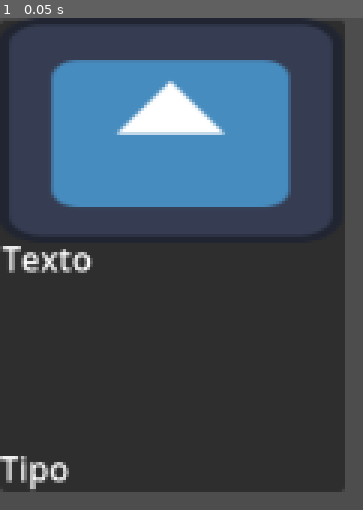
Above: before the commit, frame 1.
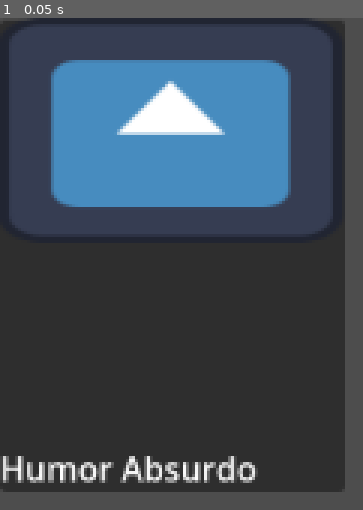
Above: after the commit, the same moment.

Repository: josediazerm/MakeMeLaugh
Game: Godot game, scene res://Resource/card_parent/absurdo/tusabuelos.tscn
Same seed, same stepped clock (60 frames per second), same inputs: the game is played once before the commit and once after it. The project has no main scene, so this scene is started directly. The engine's default icon, where the game draws it, is replaced by a stand-in: a white triangle on a blue panel in a dark square.
Inputs:
- Up to frame 1 (0.05 s): no input

The runs differ from the first frame. In frame 1, 3.0% of the frame differs, in the area x 0-72%, y 46-97%.

Commit message:
Fixed bug in stat generator first turn iterations

Diff:
--- /dev/null
+++ b/Make Me Laugh/FSM/scene_manager/scene_level_running.gd
@@ -0,0 +1,22 @@
+extends State
+
+
+@export var scene_manager : Node2D
+
+
+func Enter():
+	scene_manager.Internal_Signal.connect(signal_detected)
+
+func Exit():
+	scene_manager.Internal_Signal.disconnect(signal_detected)
+
+func signal_detected(signal_data):
+	if signal_data == Constants.CAT_MOUSE_CAPTURED_SIGNAL:
+		Transition.emit(self, Constants.SCENE_MANAGER_ONE_MOUSE_CAPTURED_SIGNAL)
+
+	elif signal_data == Constants.PAUSE_MENU_SIGNAL:
+		Transition.emit(self, Constants.PAUSE_MENU_SIGNAL)
+		scene_manager.last_state = self.name
+
+	elif signal_data == Constants.TIME_MANAGER_NEW_MAZES_TIMEOUT_SIGNAL:
+		Transition.emit(self, Constants.TIME_MANAGER_NEW_MAZES_TIMEOUT_SIGNAL)
--- /dev/null
+++ b/Make Me Laugh/FSM/scene_manager/scene_new_maze_start.gd
@@ -0,0 +1,18 @@
+extends State
+
+
+@export var scene_manager : Node2D
+
+
+func Enter():
+	scene_manager.External_Signal.emit(Constants.SCENE_MANAGER_NEW_MAZES_PREPARATION_SIGNAL)
+	scene_manager.Internal_Signal.connect(signal_detected)
+
+func Exit():
+	scene_manager.Internal_Signal.disconnect(signal_detected)
+
+func signal_detected(signal_data):
+	if signal_data == Constants.END_COUNTDOWN:
+		scene_manager.External_Signal.emit(Constants.SCENE_MANAGER_NEW_MAZES_START_SIGNAL)
+		Transition.emit(self, Constants.SCENE_MANAGER_LEVEL_RUNNING_SIGNAL)
+		scene_manager.play(Constants.GAME_MUSIC)
--- /dev/null
+++ b/Make Me Laugh/FSM/scene_manager/scene_one_mouse_captured.gd
@@ -0,0 +1,24 @@
+extends State
+
+@export var scene_manager : Node2D
+
+func Enter():
+	scene_manager.Internal_Signal.connect(signal_detected)
+
+
+func Exit():
+	scene_manager.Internal_Signal.disconnect(signal_detected)
+
+func signal_detected(signal_data):
+	if signal_data == Constants.MOUSE_FLEE_SIGNAL:
+		Transition.emit(self, Constants.SCENE_MANAGER_LEVEL_RUNNING_SIGNAL)
+
+	elif signal_data == Constants.CAT_MOUSE_CAPTURED_SIGNAL:
+		Transition.emit(self, Constants.SCENE_MANAGER_MICE_CAPTURED_SIGNAL)
+
+	elif signal_data == Constants.TIME_MANAGER_NEW_MAZES_TIMEOUT_SIGNAL:
+		Transition.emit(self, Constants.TIME_MANAGER_NEW_MAZES_TIMEOUT_SIGNAL)
+
+	elif signal_data == Constants.PAUSE_MENU_SIGNAL:
+		Transition.emit(self, Constants.PAUSE_MENU_SIGNAL)
+		scene_manager.last_state = self.name
--- /dev/null
+++ b/Make Me Laugh/FSM/scene_manager/scene_pause_game.gd
@@ -0,0 +1,17 @@
+extends State
+
+@export var scene_manager : Node2D
+
+func Enter():
+	scene_manager.External_Signal.emit(Constants.PAUSE_MENU_SIGNAL)
+	scene_manager.play(Constants.PAUSE_EFFECT)
+	scene_manager.Internal_Signal.connect(signal_detected)
+
+func Exit():
+	scene_manager.Internal_Signal.disconnect(signal_detected)
+	scene_manager.External_Signal.emit(Constants.PAUSE_MENU_SIGNAL)
+
+func signal_detected(signal_data):
+	if signal_data == Constants.PAUSE_MENU_SIGNAL:
+		Transition.emit(self, scene_manager.last_state)
+		scene_manager.play(Constants.PLAY_EFFECT)
--- /dev/null
+++ b/Make Me Laugh/FSM/scene_manager/scene_show_points.gd
@@ -0,0 +1,14 @@
+extends State
+
+@export var scene_manager : Node2D
+
+func Enter():
+	scene_manager.External_Signal.emit(Constants.SCENE_MANAGER_SHOW_POINTS_SIGNAL)
+	scene_manager.Internal_Signal.connect(signal_detected)
+
+func Exit():
+	scene_manager.Internal_Signal.disconnect(signal_detected)
+
+func signal_detected(signal_data):
+	if signal_data == Constants.POINTS_MENU_FINISHED_SIGNAL:
+		Transition.emit(self, Constants.SCENE_MANAGER_NEW_MAZES_START_SIGNAL)
--- /dev/null
+++ b/Make Me Laugh/FSM/scene_manager/scene_timeout.gd
@@ -0,0 +1,18 @@
+extends State
+
+@export var scene_manager : Node2D
+
+var preparation_time : float = Constants.SCENE_MANAGER_TIME_OUT_TIME
+var time_passed_in_state : float = 0
+
+func Enter():
+	scene_manager.External_Signal.emit(Constants.TIME_MANAGER_NEW_MAZES_TIMEOUT_SIGNAL)
+
+func Exit():
+	time_passed_in_state = 0
+
+func Update(_delta):
+	time_passed_in_state += _delta
+	if time_passed_in_state > preparation_time:
+		scene_manager.External_Signal.emit(Constants.SCENE_MANAGER_NEW_MAZES_START_SIGNAL)
+		get_tree().change_scene_to_file(Constants.LOSE_MENU)
--- /dev/null
+++ b/Make Me Laugh/FSM/scene_manager/scene_two_mice_captured.gd
@@ -0,0 +1,18 @@
+extends State
+
+@export var scene_manager : Node2D
+
+var preparation_time : float = Constants.SCENE_MANAGER_PREPARATION_TIME
+var time_passed_in_state : float = 0
+
+func Enter():
+	scene_manager.External_Signal.emit(Constants.SCENE_MANAGER_MICE_CAPTURED_SIGNAL)
+
+func Exit():
+	time_passed_in_state = 0
+
+func Update(_delta):
+	time_passed_in_state += _delta
+	if time_passed_in_state > preparation_time:
+		Transition.emit(self, Constants.SCENE_MANAGER_SHOW_POINTS_SIGNAL)
+		scene_manager.pause_music()
--- /dev/null
+++ b/Make Me Laugh/FSM/state.gd
@@ -0,0 +1,16 @@
+extends Node
+class_name State
+
+signal Transition
+
+func Enter():
+	pass
+
+func Exit():
+	pass
+
+func Update(_delta: float):
+	pass
+
+func Physics_Update(_delta : float):
+	pass
--- /dev/null
+++ b/Make Me Laugh/FSM/state_machine.gd
@@ -0,0 +1,39 @@
+extends Node
+
+@export var initial_state : State
+
+var current_state : State
+var states : Dictionary = {}
+
+func _ready():
+	for child in get_children():
+		if child is State:
+			states[child.name.to_lower()] = child
+			child.Transition.connect(on_child_transition)
+
+	if initial_state:
+		initial_state.Enter()
+		current_state = initial_state
+
+func _process(delta):
+	if current_state:
+		current_state.Update(delta)
+
+func _physics_process(delta):
+	if current_state:
+		current_state.Physics_Update(delta)
+
+func on_child_transition(state, new_state_name):
+	if state != current_state:
+		return
+
+	var new_state = states.get(new_state_name.to_lower())
+	if !new_state:
+		return
+
+	if current_state:
+		current_state.Exit()
+
+
+	new_state.Enter()
+	current_state = new_state
--- /dev/null
+++ b/Make Me Laugh/FSM/turn_manager/check_status.gd
@@ -0,0 +1,18 @@
+extends State
+
+@export var turn_manager : Node2D
+
+func Enter():
+	turn_manager.Internal_Signal.connect(signal_detected)
+	turn_manager.check_status()
+
+
+func Exit():
+	turn_manager.Internal_Signal.disconnect(signal_detected)
+
+
+func signal_detected(signal_data):
+	if signal_data == Constants.KEEP_PLAYING_SIGNAL:
+		Transition.emit(self, Constants.NEXT_STATE[turn_manager.last_state])
+	elif signal_data == Constants.END_LEVEL_SIGNAL:
+		Transition.emit(self, Constants.END_LEVEL_SIGNAL)
--- /dev/null
+++ b/Make Me Laugh/FSM/turn_manager/enemy_turn.gd
@@ -0,0 +1,16 @@
+extends State
+
+@export var turn_manager : Node2D
+
+func Enter():
+	turn_manager.Internal_Signal.connect(signal_detected)
+	turn_manager.create_enemy_hand()
+
+func Exit():
+	turn_manager.Internal_Signal.disconnect(signal_detected)
+	turn_manager.destroy_player_hand()
+	turn_manager.last_state = self.name
+
+func signal_detected(signal_data):
+	if signal_data == Constants.END_PLAYER_TURN_SIGNAL:
+		Transition.emit(self, Constants.CHECK_GAME_STATUS_SIGNAL)
--- /dev/null
+++ b/Make Me Laugh/FSM/turn_manager/player_turn.gd
@@ -0,0 +1,16 @@
+extends State
+
+@export var turn_manager : Node2D
+
+func Enter():
+	turn_manager.Internal_Signal.connect(signal_detected)
+	#turn_manager.create_player_hand()
+
+func Exit():
+	turn_manager.Internal_Signal.disconnect(signal_detected)
+	turn_manager.destroy_player_hand()
+	turn_manager.last_state = self.name
+
+func signal_detected(signal_data):
+	if signal_data == Constants.END_PLAYER_TURN_SIGNAL:
+		Transition.emit(self, Constants.CHECK_GAME_STATUS_SIGNAL)
--- /dev/null
+++ b/Make Me Laugh/Managers/Scenes/TurnManager.tscn
@@ -0,0 +1,28 @@
+[gd_scene load_steps=6 format=3 uid="uid://dc1o66ugagc8r"]
+
+[ext_resource type="Script" path="res://Managers/Scripts/TurnManager.gd" id="1_q5xdw"]
+[ext_resource type="Script" path="res://FSM/state_machine.gd" id="2_cvov5"]
+[ext_resource type="Script" path="res://FSM/turn_manager/player_turn.gd" id="3_nappl"]
+[ext_resource type="Script" path="res://FSM/turn_manager/check_status.gd" id="4_5scuy"]
+[ext_resource type="Script" path="res://FSM/turn_manager/enemy_turn.gd" id="5_wxc65"]
+
+[node name="TurnManager" type="Node2D"]
+script = ExtResource("1_q5xdw")
+
+[node name="StateMachine" type="Node2D" parent="." node_paths=PackedStringArray("initial_state")]
+script = ExtResource("2_cvov5")
+initial_state = NodePath("PlayerTurn")
+
+[node name="PlayerTurn" type="Node2D" parent="StateMachine" node_paths=PackedStringArray("turn_manager")]
+script = ExtResource("3_nappl")
+turn_manager = NodePath("../..")
+
+[node name="CheckStatus" type="Node2D" parent="StateMachine" node_paths=PackedStringArray("turn_manager")]
+script = ExtResource("4_5scuy")
+turn_manager = NodePath("../..")
+
+[node name="EnemyTurn" type="Node2D" parent="StateMachine" node_paths=PackedStringArray("turn_manager")]
+script = ExtResource("5_wxc65")
+turn_manager = NodePath("../..")
+
+[node name="EndLevel" type="Node2D" parent="StateMachine"]
--- a/Make Me Laugh/Managers/Scripts/HealthManager.gd
+++ b/Make Me Laugh/Managers/Scripts/HealthManager.gd
@@ -25,17 +25,15 @@
 func apply_damage_to_player(humor_type : String):
 	damage_to_deal = Constants.REACTIONS_DAMAGES[player_stats[humor_type]]
 	player_health -= damage_to_deal
-	if player_health <= 0:
-		lose_game()
 
 func apply_damage_to_enemy(humor_type : String):
 	damage_to_deal = Constants.REACTIONS_DAMAGES[enemy_stats[humor_type]]
 	enemy_health -= damage_to_deal
-	if enemy_health <= 0:
-		win_game()
+	print(enemy_health)
 
-func lose_game():
-	pass
-
-func win_game():
-	pass
+func check_status():
+	var status = {
+		Constants.PLAYER_NAME : player_health,
+		Constants.ENEMY_NAME : enemy_health
+	}
+	return status
--- /dev/null
+++ b/Make Me Laugh/Managers/Scripts/TurnManager.gd
@@ -0,0 +1,14 @@
+extends Node2D
+
+signal Internal_Signal
+signal External_Signal
+
+@export var data_manager : Node2D
+@export var health_manager : Node2D
+
+var last_state = ""
+var winner = ""
+
+
+func player_card_played():
+	Internal_Signal.emit(Constants.END_PLAYER_TURN_SIGNAL)
--- a/Make Me Laugh/Managers/Scripts/enemy_stats_generator.gd
+++ b/Make Me Laugh/Managers/Scripts/enemy_stats_generator.gd
@@ -4,6 +4,7 @@
 
 var reactions = []
 var possible_reactions = []
+
 var humors = {
 Constants.HUMOR_BLANCO: "",
 Constants.HUMOR_NEGRO: "",
@@ -14,12 +15,20 @@
 }
 
 func _ready():
-	possible_reactions = Constants.ENEMY_REACTIONS
+	create_reactions()
 	create_enemy_reactions()
+
+
+func create_reactions():
+	for reaction in Constants.ENEMY_REACTIONS:
+		possible_reactions.append(reaction)
+
 
 func create_enemy_reactions():
 	for key in humors.keys():
-		var reaction = possible_reactions[randi() % possible_reactions.size()]
+		var index = randi() % possible_reactions.size()
+		var reaction = possible_reactions[index]
 		humors[key] = reaction
-		possible_reactions.erase(reaction)
+		possible_reactions.remove_at(index)
+
 	data_manager.save_enemy_stats(humors)
--- a/Make Me Laugh/Resource/Autoload/constants.gd
+++ b/Make Me Laugh/Resource/Autoload/constants.gd
@@ -88,3 +88,24 @@
 }
 
 # --------------------------------------------------------------------------- #
+
+const PLAYER_NAME = "player"
+const ENEMY_NAME = "enemy"
+
+# --------------------------------------------------------------------------- #
+
+# FSM Turns constants
+
+const END_PLAYER_TURN_SIGNAL = "EndPlayerTurn"
+const CHECK_GAME_STATUS_SIGNAL = "CheckStatus"
+const PLAYER_TURN_SIGNAL = "PlayerTurn"
+const ENEMY_TURN_SIGNAL = "EnemyTurn"
+const END_LEVEL_SIGNAL = "EndLevel"
+const KEEP_PLAYING_SIGNAL = "KeepPlaying"
+
+const NEXT_STATE = {
+	PLAYER_TURN_SIGNAL : ENEMY_TURN_SIGNAL,
+	ENEMY_TURN_SIGNAL : PLAYER_TURN_SIGNAL
+}
+
+# --------------------------------------------------------------------------- #
--- a/Make Me Laugh/Resource/card_parent/absurdo/tusabuelos.tscn
+++ b/Make Me Laugh/Resource/card_parent/absurdo/tusabuelos.tscn
@@ -3,3 +3,4 @@
 [ext_resource type="PackedScene" uid="uid://dyw31t7gbhyyo" path="res://Resource/card_parent/carta.tscn" id="1_cdo7m"]
 
 [node name="tusabuelos" instance=ExtResource("1_cdo7m")]
+chiste_type = "Humor Absurdo"
--- a/Make Me Laugh/Resource/card_parent/absurdo/tusmuertos.tscn
+++ b/Make Me Laugh/Resource/card_parent/absurdo/tusmuertos.tscn
@@ -3,3 +3,7 @@
 [ext_resource type="PackedScene" uid="uid://dyw31t7gbhyyo" path="res://Resource/card_parent/carta.tscn" id="1_fd74w"]
 
 [node name="tusmuertos" instance=ExtResource("1_fd74w")]
+chiste_type = "Humor Absurdo"
+
+[node name="Tipo de Humor" parent="." index="1"]
+text = "Humor Absurdo"
--- a/Make Me Laugh/Resource/card_parent/card.gd
+++ b/Make Me Laugh/Resource/card_parent/card.gd
@@ -1,7 +1,7 @@
 extends Node2D
 
-@export var chiste_text : String = "Texto"
-@export var chiste_type : String = "Tipo"
+@export var chiste_text : String
+@export var chiste_type : String
 
 @export var chiste_image : Sprite2D
 @export var chiste_label : Label
@@ -20,6 +20,7 @@
 
 func _ready():
 	chiste_label.text = chiste_text
+	print(chiste_type)
 	type_label.text = chiste_type
 
 func _on_area_2d_mouse_entered():
@@ -38,10 +39,10 @@
 	if body.is_in_group('dropable'):
 		is_in_drop_zone = true
 
-func _on_area_2d_body_exited(body):
+func _on_area_2d_body_exited(_body):
 		is_in_drop_zone = false
 
-func _process(delta):
+func _process(_delta):
 	if draggable:
 		if Input.is_action_just_pressed("Click"):
 			initial_position = global_position
@@ -55,6 +56,6 @@
 			Global.is_dragging = false
 			var tween = get_tree().create_tween()
 			if is_in_drop_zone:
-				queue_free()
+				get_parent().card_played(type_label)
 			else:
 				tween.tween_property(self, "global_position", initial_position - scale_offset, 0.4).set_ease(Tween.EASE_OUT)
--- a/Make Me Laugh/Scenes/GamePlayScene/game.tscn
+++ b/Make Me Laugh/Scenes/GamePlayScene/game.tscn
@@ -1,19 +1,29 @@
-[gd_scene load_steps=4 format=3 uid="uid://tag7wg5fuwp3"]
+[gd_scene load_steps=6 format=3 uid="uid://tag7wg5fuwp3"]
 
 [ext_resource type="PackedScene" uid="uid://cpgyws7h542d6" path="res://Scenes/Hand/hand_zone.tscn" id="1_bmj1h"]
 [ext_resource type="PackedScene" uid="uid://cw34kii6l1jgt" path="res://Managers/Scenes/DataManager.tscn" id="2_cxhq2"]
 [ext_resource type="PackedScene" uid="uid://c7riegxu5ioc8" path="res://Scenes/DropZone/DropZone.tscn" id="3_qh4u3"]
+[ext_resource type="PackedScene" uid="uid://dc1o66ugagc8r" path="res://Managers/Scenes/TurnManager.tscn" id="4_h8hs1"]
+[ext_resource type="PackedScene" uid="uid://dpbs2ttsrvhhj" path="res://Managers/Scenes/HealthManager.tscn" id="5_vlj0t"]
 
 [node name="Game" type="Node2D"]
 
-[node name="HandZone" parent="." node_paths=PackedStringArray("data_manager") instance=ExtResource("1_bmj1h")]
+[node name="HandZone" parent="." node_paths=PackedStringArray("data_manager", "health_manager") instance=ExtResource("1_bmj1h")]
 offset_left = -2.0
 offset_top = 420.0
 offset_right = 1152.0
 offset_bottom = 580.0
 data_manager = NodePath("../DataManager")
+health_manager = NodePath("../HealthManager")
 
 [node name="DataManager" parent="." instance=ExtResource("2_cxhq2")]
 
 [node name="DropZone" parent="." instance=ExtResource("3_qh4u3")]
 position = Vector2(490, 71)
+
+[node name="TurnManager" parent="." node_paths=PackedStringArray("data_manager", "health_manager") instance=ExtResource("4_h8hs1")]
+data_manager = NodePath("../DataManager")
+health_manager = NodePath("../HealthManager")
+
+[node name="HealthManager" parent="." node_paths=PackedStringArray("data_manager") instance=ExtResource("5_vlj0t")]
+data_manager = NodePath("../DataManager")
--- a/Make Me Laugh/Scenes/Hand/hand_zone.gd
+++ b/Make Me Laugh/Scenes/Hand/hand_zone.gd
@@ -1,6 +1,8 @@
 extends Panel
 
 @export var data_manager : Node2D
+@export var turn_manager : Node2D
+@export var health_manager : Node2D
 
 
 # Called when the node enters the scene tree for the first time.
@@ -12,6 +14,7 @@
 		var card_instance =  card_load.instantiate()
 		call_deferred("add_child", card_instance)
 
-# Called every frame. 'delta' is the elapsed time since the previous frame.
-func _process(delta):
-	pass
+func card_played(card_humor_type):
+	#turn_manager.player_card_played()
+	print(card_humor_type.text)
+	health_manager.apply_damage(Constants.PLAYER_NAME, card_humor_type.text)
--- a/Make Me Laugh/save_data.tres
+++ b/Make Me Laugh/save_data.tres
@@ -15,10 +15,10 @@
 "Memes": "Ni puta gracia"
 }
 enemy_stats = {
-"Humor Absurdo": "Ni puta gracia",
-"Humor Inteligente": "Ni fú ni fá",
+"Humor Absurdo": "Ni fú ni fá",
+"Humor Inteligente": "Gracioso",
 "Humor blanco": "Ni fú ni fá",
-"Humor negro": "Gracioso",
-"Humor verde": "Gracioso",
-"Memes": "Ni fú ni fá"
+"Humor negro": "Ni puta gracia",
+"Humor verde": "Me parto",
+"Memes": "Gracioso"
 }
Not shown: 1 places in Make Me Laugh/save_data.tres that only renumber resources
